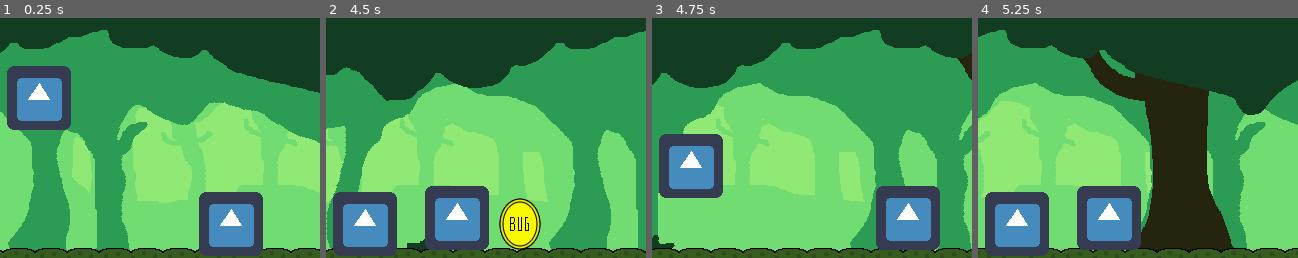
Above: before the commit, frames 1-4 (left to right).
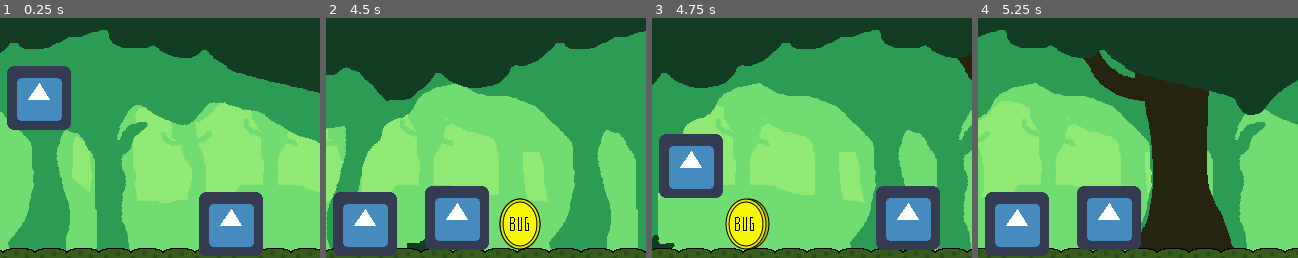
Above: after the commit, the same moments.

Repository: Gravedigger7789/spider-scramble
Game: Godot game, scene res://src/Level/Sandbox1.tscn
Two runs of this game, one before a commit and one after it. Both use one fixed random seed, a clock stepped at 60 frames per second and the inputs below. This scene is started directly instead of the project's main scene. The engine's default icon, where the game draws it, is replaced by a stand-in: a white triangle on a blue panel in a dark square.
Inputs:
- Up to frame 1 (0.25 s): no input
- Up to frame 2 (4.5 s): tap Z (attack) every 0.75 s from 0.6 to 4.35 s; tap Up (jump) at 0.77, 1.52, 3.02, 3.77 s
- Up to frame 3 (4.75 s): tap Up (jump) at 4.52 s
- Up to frame 4 (5.25 s): tap Z (attack) at 5.1 s
The pictures show only the part of the screen within x 9-59%, y 12-62%; the shares and areas given below are measured in that part.

Frames 1-2 are identical in both runs. In frame 3, 2.4% of the frame differs, in the area x 22-37%, y 75-97%; in frame 4, nothing differs.

Commit message:
Fixing collision shapes

Diff:
--- a/src/Objects/Coin.tscn
+++ b/src/Objects/Coin.tscn
@@ -1,10 +1,13 @@
-[gd_scene load_steps=8 format=2]
+[gd_scene load_steps=9 format=2]
 
 [ext_resource path="res://src/Objects/Obstacle.tscn" type="PackedScene" id=1]
 [ext_resource path="res://src/Objects/Coin.gd" type="Script" id=2]
 [ext_resource path="res://assets/collect/coin_right.png" type="Texture" id=3]
 [ext_resource path="res://assets/collect/coin_center.png" type="Texture" id=4]
 [ext_resource path="res://assets/collect/coin_left.png" type="Texture" id=5]
+
+[sub_resource type="RectangleShape2D" id=3]
+extents = Vector2( 24, 28 )
 
 [sub_resource type="Animation" id=1]
 length = 0.001
@@ -44,7 +47,8 @@
 texture = ExtResource( 4 )
 
 [node name="CollisionShape2D" parent="." index="1"]
-position = Vector2( 2.04252, 0 )
+position = Vector2( 2, 0 )
+shape = SubResource( 3 )
 
 [node name="VisibilityNotifier2D" parent="." index="2"]
 rect = Rect2( -22, -28, 48, 56 )
--- a/src/Objects/Heart.tscn
+++ b/src/Objects/Heart.tscn
@@ -14,6 +14,7 @@
 texture = ExtResource( 3 )
 
 [node name="CollisionShape2D" parent="." index="1"]
+position = Vector2( 0, 0 )
 shape = SubResource( 1 )
 
 [node name="VisibilityNotifier2D" parent="." index="2"]
